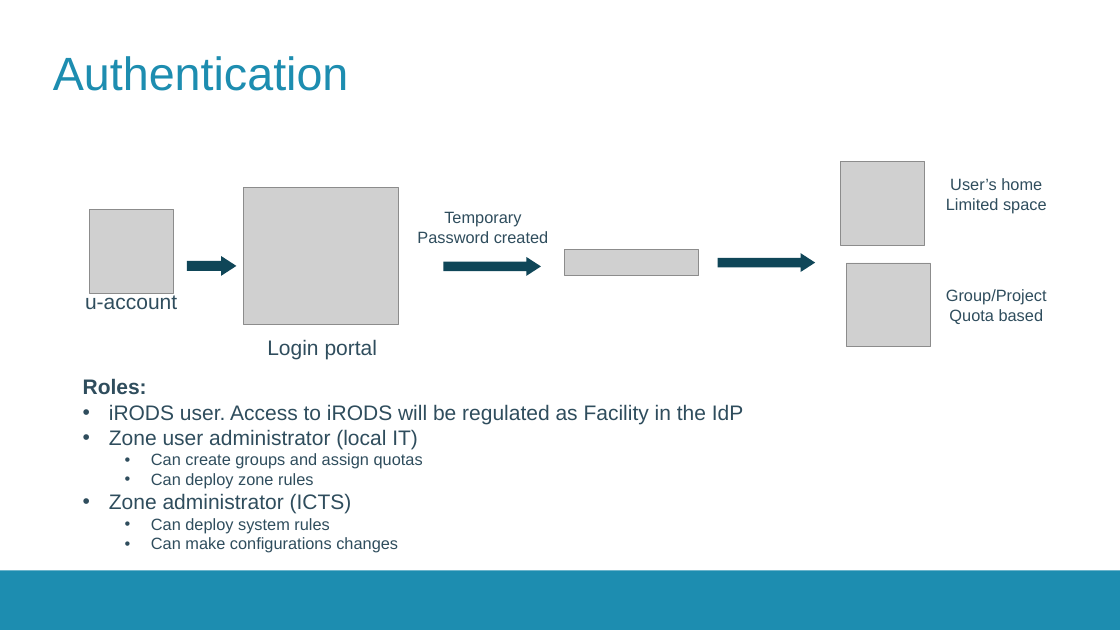
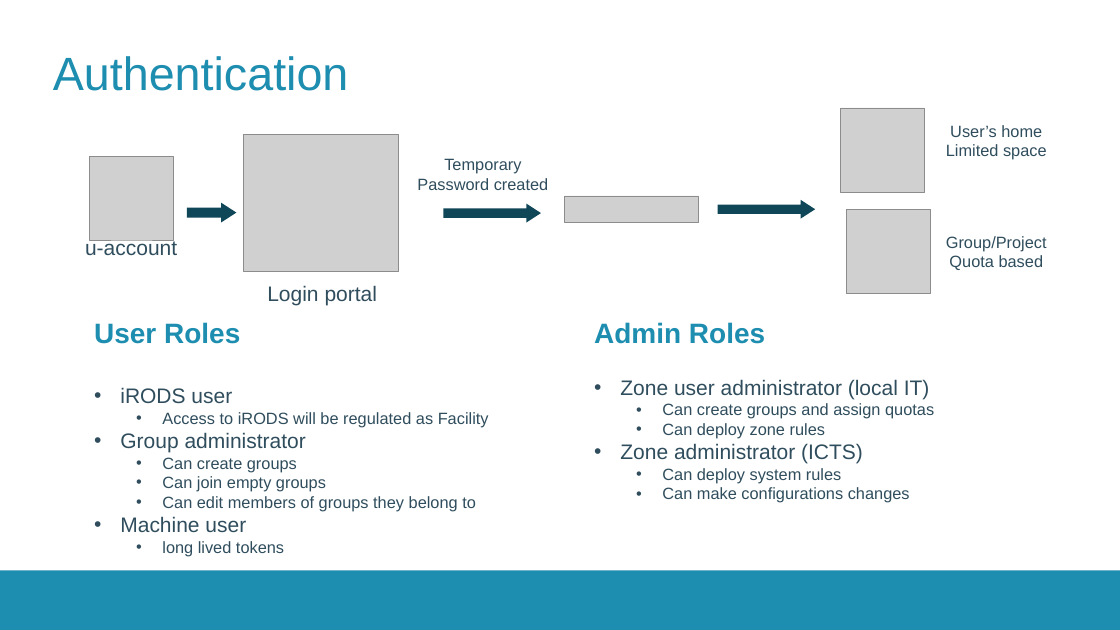
Before and after one commit to hpcleuven/iRODS-local-admin-training, a slide deck: slide 5 of 03_KULeuven-testbed-infrastructuur.pptx. Drawn at 1120x630 pixels with LibreOffice and Linux fonts; fonts in the diff are those of the drawing; grey boxes stand for pictures; background and template pictures are left out. Boxes give left, top, right and bottom in pixels: in the first picture for what was removed or moved away, otherwise in the second. Text is boxed around its words. In the diff, an @@ line names an element or a change of style, - is before the commit and + after.

Commit message:
Add Rules training and fix typos in some files

```diff
--- a/03_KULeuven-testbed-infrastructuur.pptx
+++ b/03_KULeuven-testbed-infrastructuur.pptx
@@ 5 pictures, 5 texts, 3 down arrows: place and size @@
-5 pictures, 5 texts, 3 down arrows at [85, 161, 1047, 359]
+5 pictures, 5 texts, 3 down arrows at [85, 108, 1047, 306]
@@ text at [94, 322, 489, 556]: text changed; size 18 to 14 pt @@
-Roles:
-• iRODS user. Access to iRODS will be regulated as Facility in the IdP
-• Zone user administrator (local IT)
-  • Can create groups and assign quotas
-  • Can deploy zone rules
-• Zone administrator (ICTS)
-  • Can deploy system rules
-  • Can make configurations changes
+User Roles
+• iRODS user
+  • Access to iRODS will be regulated as Facility
+• Group administrator
+  • Can create groups
+  • Can join empty groups
+  • Can edit members of groups they belong to
+• Machine user
+  • long lived tokens
@@ text added at [594, 322, 934, 503], 14 pt, text #2F4D5D @@
+Admin Roles
+• Zone user administrator (local IT)
+  • Can create groups and assign quotas
+  • Can deploy zone rules
+• Zone administrator (ICTS)
+  • Can deploy system rules
+  • Can make configurations changes
```
Also in this commit, not shown: 3 other slides changed, 1 slide added, 4 other files.
